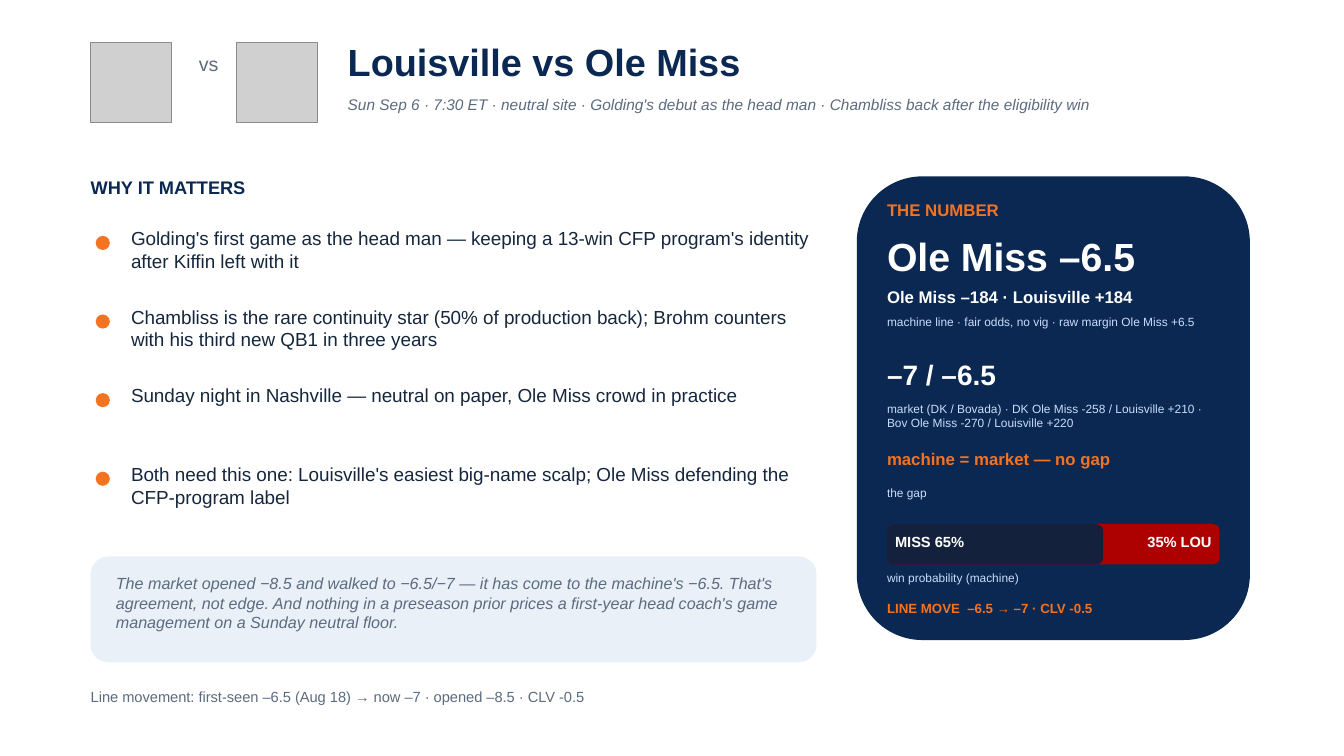
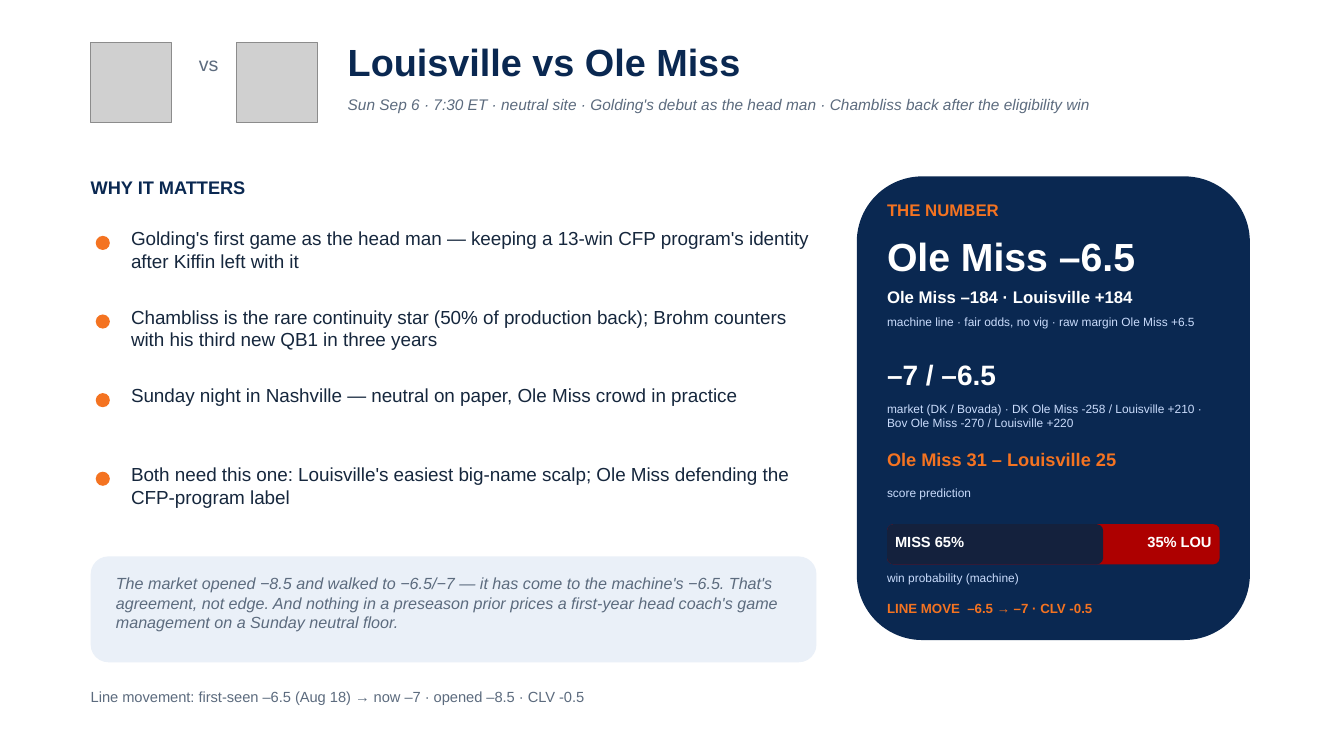
Before and after one commit to lucasalvarezflorida-lab/ncaa-fbs-analytics, a slide deck: slide 9 of decks/2026_Week1_Episode2.pptx. Drawn at 1344x756 pixels with LibreOffice and Linux fonts; fonts in the diff are those of the drawing; grey boxes stand for pictures. Boxes give left, top, right and bottom in pixels: in the first picture for what was removed or moved away, otherwise in the second. Text is boxed around its words. In the diff, an @@ line names an element or a change of style, - is before the commit and + after.

```diff
--- a/decks/2026_Week1_Episode2.pptx
+++ b/decks/2026_Week1_Episode2.pptx
@@ text at box(887, 452, 1116, 466): text changed; size 12 to 13 pt @@
-machine = market — no gap
+Ole Miss 31 – Louisville 25
@@ text at box(887, 488, 971, 500): text changed @@
-the gap
+score prediction
```
Also in this commit, not shown: 4 other slides changed, 1 other file.
